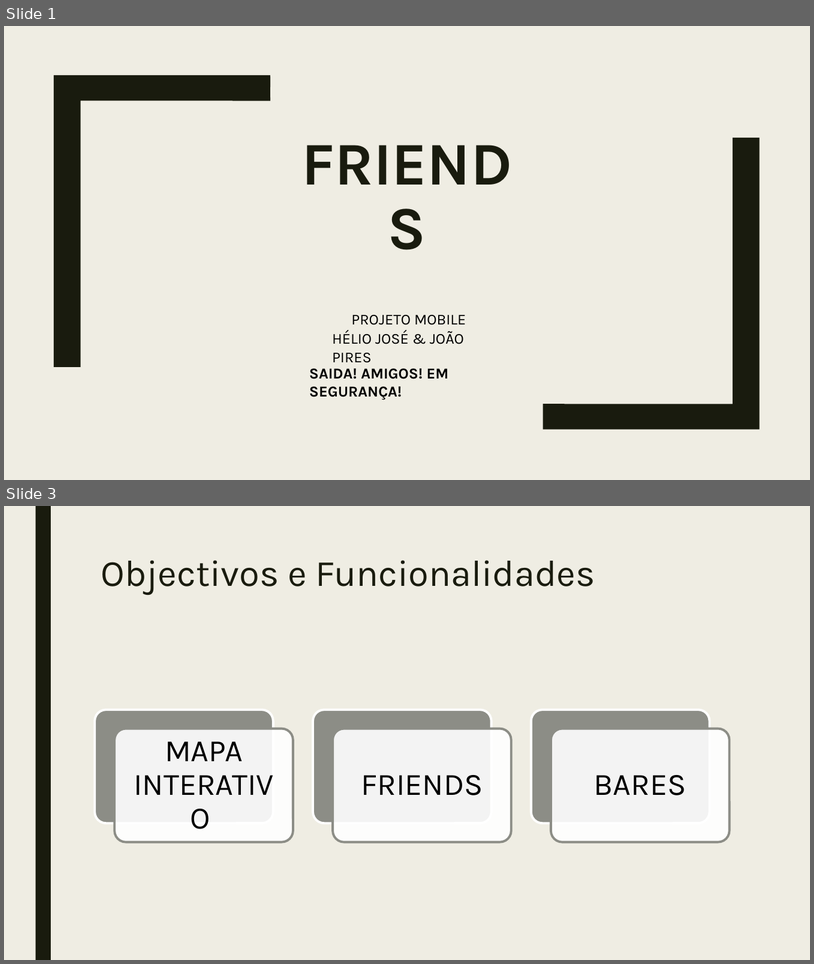
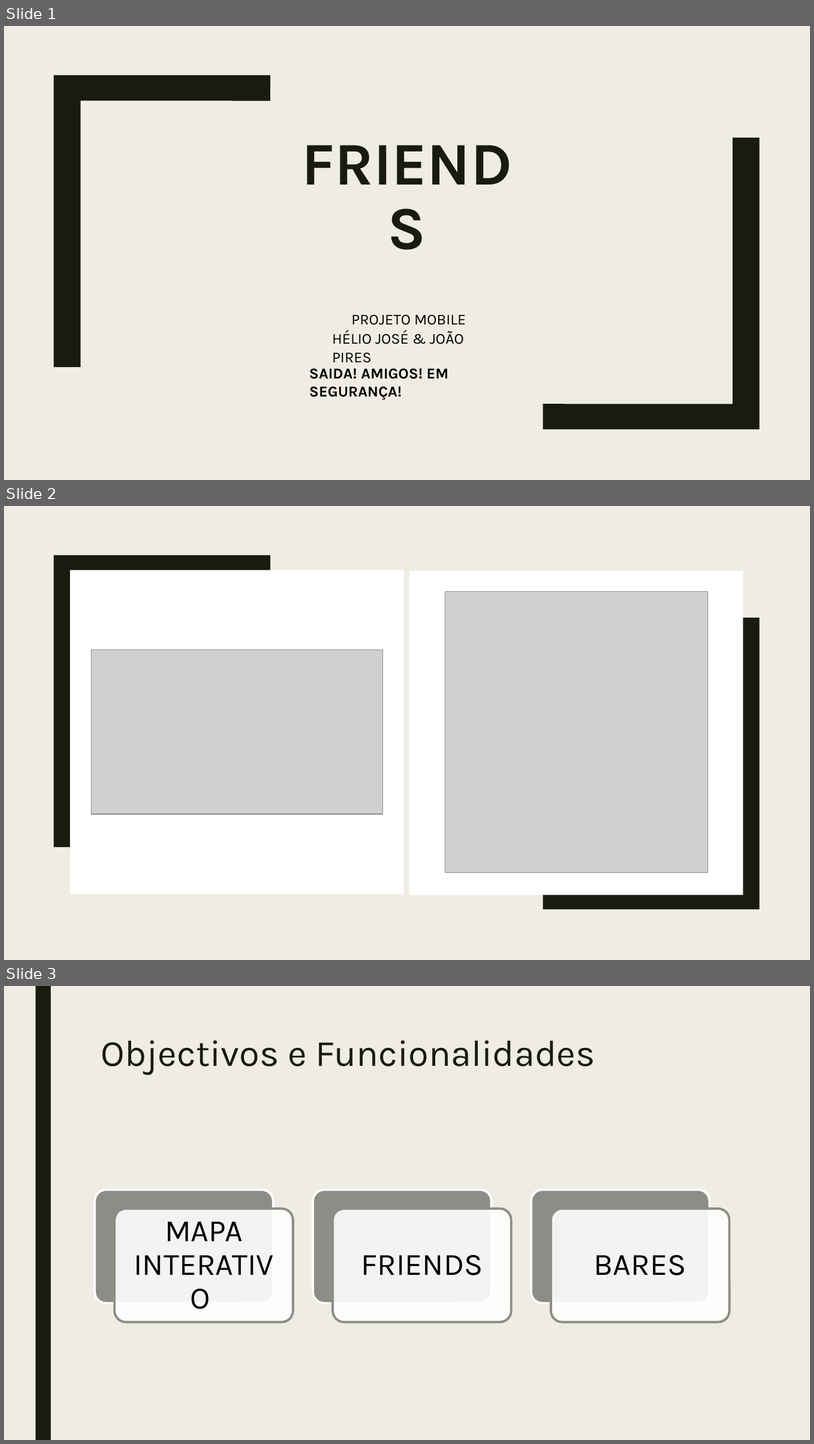
Before and after one commit to joaoppiresp/Proj-Mobile, a slide deck: Relatorios-Progresso/FRIEND’S_3rdDelivery.pptx. Shown one above the other, each under a label of ours: slides 1 and 3 before the commit, slides 1, 2 and 3 after it; the slides between them are not shown. The pictures are 814x964 and 814x1444 pixels, drawn with LibreOffice and Linux fonts; fonts in the diff are those of the drawing; grey boxes stand for pictures. Boxes give left, top, right and bottom in pixels: in the first picture for what was removed or moved away, otherwise in the second. Text is boxed around its words. In the diff, an @@ line names an element or a change of style, - is before the commit and + after.

```diff
--- a/Relatorios-Progresso/FRIEND’S_3rdDelivery.pptx
+++ b/Relatorios-Progresso/FRIEND’S_3rdDelivery.pptx
@@ slide 2 added at [4,506,810,960], background #EFEDE3 @@
@@ rectangle added at [4,506,810,960], fill #EFEDE3 @@
@@ rectangle added at [35,506,51,960], fill #191B0E @@
@@ freeform shape added at [54,555,270,847], fill #191B0E @@
@@ rectangle added at [70,570,404,894], fill #FFFFFF @@
@@ rectangle added at [410,571,744,894], fill #FFFFFF @@
@@ picture added at [445,591,708,873] @@
@@ freeform shape added at [543,618,760,909], fill #191B0E @@
@@ picture added at [92,650,383,814] @@
```
Also in this commit, not shown: 2 slides changed, 1 other slide added.
